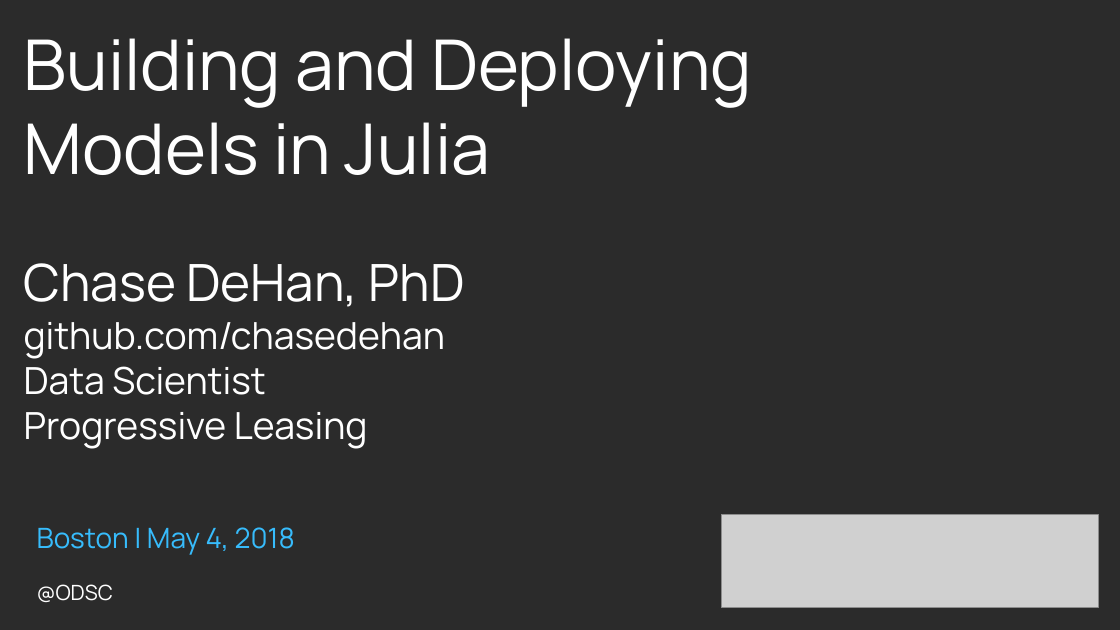
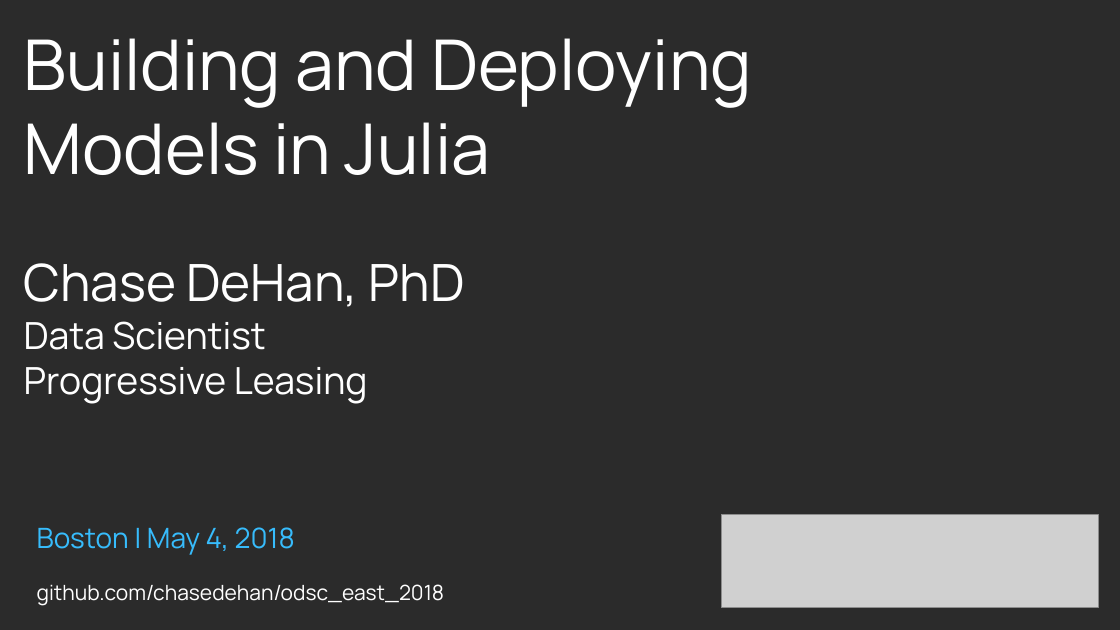
Before and after one commit to chasedehan/odsc_east_2018, a slide deck: slide 1 of Building and Deploying Models in Julia.pptx. Drawn at 1120x630 pixels with LibreOffice and Linux fonts; fonts in the diff are those of the drawing; grey boxes stand for pictures; background and template pictures are left out; a plain dark background stands for a picture behind light text. Boxes give left, top, right and bottom in pixels: in the first picture for what was removed or moved away, otherwise in the second. Text is boxed around its words. In the diff, an @@ line names an element or a change of style, - is before the commit and + after.

```diff
--- a/Building and Deploying Models in Julia.pptx
+++ b/Building and Deploying Models in Julia.pptx
@@ text at [24,322,445,359]: paragraph removed @@
-github.com/chasedehan
@@ text at [37,584,445,606]: text changed @@
-@ODSC
+github.com/chasedehan/odsc_east_2018
```
Also in this commit, not shown: 7 slides added, 5 slides removed, 3 other files.
